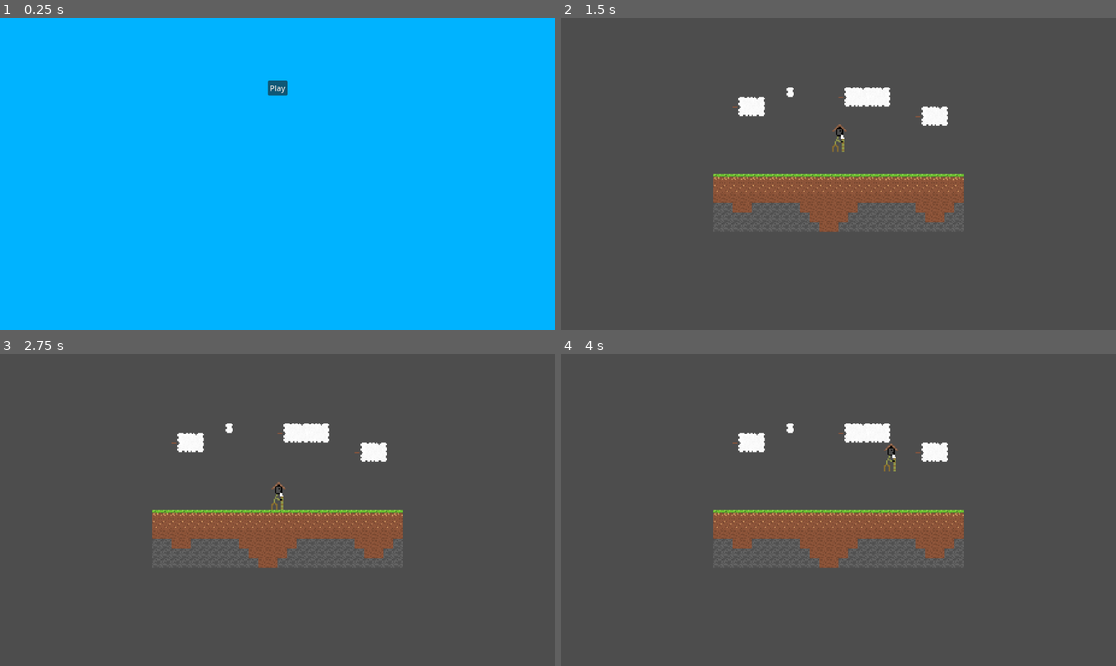
Above: before the commit, frames 1-4 (two rows, left to right).
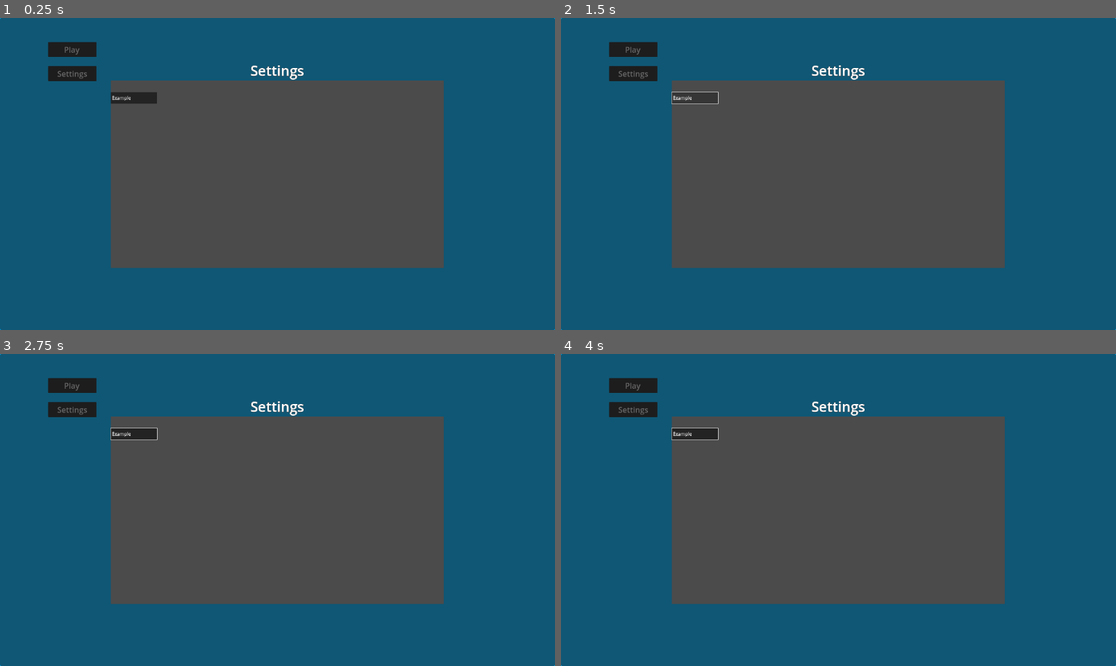
Above: after the commit, the same moments.

Repository: raviv-david/Your-mom
Game: Godot game, scene res://scenes/mainMenu.tscn
Same seed, same stepped clock (60 frames per second), same inputs: the game is played once before the commit and once after it.
Inputs (mouse positions are in pixels of both pictures, inside the frame that each line leads up to):
- Up to frame 1 (0.25 s): no input
- Up to frame 2 (1.5 s): click (633, 74) at 0.5 s, where only the run after the commit has a clickable "Settings"; click "Play" (after the commit: "Example") at 1.25 s
- Up to frame 3 (2.75 s): click (72, 385) at 2 s, where only the run after the commit has a clickable "Play"
- Up to frame 4 (4 s): click (633, 385) at 2.75 s, where only the run after the commit has a clickable "Play"; tap Enter at 3.5 s; hold D (moveRight) from 3.53 s (still down); tap W (moveJump) at 3.77 s

The runs differ from the first frame. In frame 1, 100% of the frame differs, in the area x 0-100%, y 0-100%; in frame 2, 71%; in frame 3, 71%; in frame 4, 71%.

Commit message:
menu stuff

Diff:
--- a/moses/scenes/mainMenu.tscn
+++ b/moses/scenes/mainMenu.tscn
@@ -1,8 +1,15 @@
-[gd_scene load_steps=2 format=3 uid="uid://dc0y5j6n4swwg"]
+[gd_scene load_steps=5 format=3 uid="uid://dc0y5j6n4swwg"]
 
 [ext_resource type="Script" path="res://scripts/Button.gd" id="1_2rtgm"]
+[ext_resource type="Script" path="res://scripts/SIze.gd" id="1_dsjkr"]
+[ext_resource type="Script" path="res://scripts/MenuButtons.gd" id="1_tw4fp"]
 
-[node name="MainMenu" type="Control"]
+[sub_resource type="LabelSettings" id="LabelSettings_q3rge"]
+font_size = 48
+outline_size = 4
+outline_color = Color(0.392157, 0.392157, 0.392157, 1)
+
+[node name="Menus" type="Control"]
 layout_mode = 3
 anchors_preset = 15
 anchor_right = 1.0
@@ -11,7 +18,7 @@
 grow_vertical = 2
 metadata/_edit_lock_ = true
 
-[node name="ColorRect" type="ColorRect" parent="."]
+[node name="Background" type="ColorRect" parent="."]
 z_index = -1
 layout_mode = 1
 anchors_preset = 15
@@ -22,16 +29,101 @@
 color = Color(0, 0.701961, 1, 1)
 metadata/_edit_lock_ = true
 
-[node name="Button" type="Button" parent="."]
+[node name="MainMenu" type="Control" parent="."]
+anchors_preset = 0
+
+[node name="SettingsColor" type="ColorRect" parent="MainMenu"]
+layout_mode = 0
+offset_left = 100.0
+offset_top = 100.0
+offset_right = 200.0
+offset_bottom = 131.0
+color = Color(0.197937, 0.197937, 0.197937, 1)
+script = ExtResource("1_dsjkr")
+
+[node name="SettingsButton" type="Button" parent="MainMenu/SettingsColor" node_paths=PackedStringArray("path")]
+custom_minimum_size = Vector2(100, 0)
+layout_mode = 1
+anchors_preset = 15
+anchor_right = 1.0
+anchor_bottom = 1.0
+grow_horizontal = 2
+grow_vertical = 2
+text = "Settings
+"
+script = ExtResource("1_tw4fp")
+path = NodePath("../../../Panel")
+
+[node name="PlayColor" type="ColorRect" parent="MainMenu"]
+layout_mode = 0
+offset_left = 100.0
+offset_top = 50.0
+offset_right = 200.0
+offset_bottom = 81.0
+color = Color(0.197937, 0.197937, 0.197937, 1)
+
+[node name="PlayButton" type="Button" parent="MainMenu/PlayColor"]
+custom_minimum_size = Vector2(100, 0)
+layout_mode = 1
+anchors_preset = 15
+anchor_right = 1.0
+anchor_bottom = 1.0
+grow_horizontal = 2
+grow_vertical = 2
+text = "Play"
+script = ExtResource("1_2rtgm")
+
+[node name="Panel" type="Panel" parent="."]
+layout_mode = 1
+anchors_preset = 15
+anchor_right = 1.0
+anchor_bottom = 1.0
+grow_horizontal = 2
+grow_vertical = 2
+
+[node name="ColorRect" type="ColorRect" parent="Panel"]
+layout_mode = 1
+anchors_preset = 15
+anchor_right = 1.0
+anchor_bottom = 1.0
+grow_horizontal = 2
+grow_vertical = 2
+scale = Vector2(0.6, 0.6)
+pivot_offset = Vector2(574, 324)
+color = Color(0.295867, 0.295866, 0.295866, 1)
+
+[node name="Label" type="Label" parent="Panel/ColorRect"]
 layout_mode = 1
 anchors_preset = -1
-anchor_left = 0.5
-anchor_top = 0.2
-anchor_right = 0.5
-anchor_bottom = 0.2
-offset_left = -20.5
-offset_right = 20.5
-offset_bottom = 31.0
+anchor_top = -0.16
+anchor_right = 1.0
 grow_horizontal = 2
-text = "Play"
-script = ExtResource("1_2rtgm")
+text = "Settings"
+label_settings = SubResource("LabelSettings_q3rge")
+horizontal_alignment = 1
+vertical_alignment = 2
+
+[node name="Buttons" type="Control" parent="Panel/ColorRect"]
+layout_mode = 1
+anchors_preset = 15
+anchor_right = 1.0
+anchor_bottom = 1.0
+grow_horizontal = 2
+grow_vertical = 2
+
+[node name="ButtonColor" type="ColorRect" parent="Panel/ColorRect/Buttons"]
+layout_mode = 0
+offset_top = 40.0
+offset_right = 160.0
+offset_bottom = 80.0
+color = Color(0.194349, 0.194349, 0.194349, 1)
+
+[node name="Button" type="Button" parent="Panel/ColorRect/Buttons/ButtonColor"]
+layout_mode = 1
+anchors_preset = 15
+anchor_right = 1.0
+anchor_bottom = 1.0
+grow_horizontal = 2
+grow_vertical = 2
+text = "Example"
+alignment = 0
--- a/moses/scripts/Button.gd
+++ b/moses/scripts/Button.gd
@@ -3,12 +3,7 @@
 
 var testMap = "res://scenes/testMap.tscn"
 
-# Called when the node enters the scene tree for the first time.
-func _ready():
-	pass # Replace with function body.
 
-
-# Called every frame. 'delta' is the elapsed time since the previous frame.
 func _process(delta):
 	if button_pressed:
 		get_tree().change_scene_to_file(testMap)
--- /dev/null
+++ b/moses/scripts/MenuButtons.gd
@@ -0,0 +1,14 @@
+extends Button
+
+@export var path : Node
+
+
+# Called when the node enters the scene tree for the first time.
+func _ready():
+	pass # Replace with function body.
+
+
+# Called every frame. 'delta' is the elapsed time since the previous frame.
+func _process(delta):
+	if button_pressed:
+		path.visible = true
--- /dev/null
+++ b/moses/scripts/SIze.gd
@@ -0,0 +1,21 @@
+extends ColorRect
+
+@export var parent : Node
+
+enum locations {top_left, top_center, top_right,
+				Center_left, center_center, center_right,
+				bottom_left, bottom_center, bottom_right}
+
+@export var relativeSize : int
+@export var location : locations
+
+
+
+# Called when the node enters the scene tree for the first time.
+func _ready():
+	pass # Replace with function body.
+
+
+# Called every frame. 'delta' is the elapsed time since the previous frame.
+func _process(delta):
+	pass
Binary file added: moses/sprites/PlayButton.png
Not shown, added: moses/sprites/PlayButton.png.import
